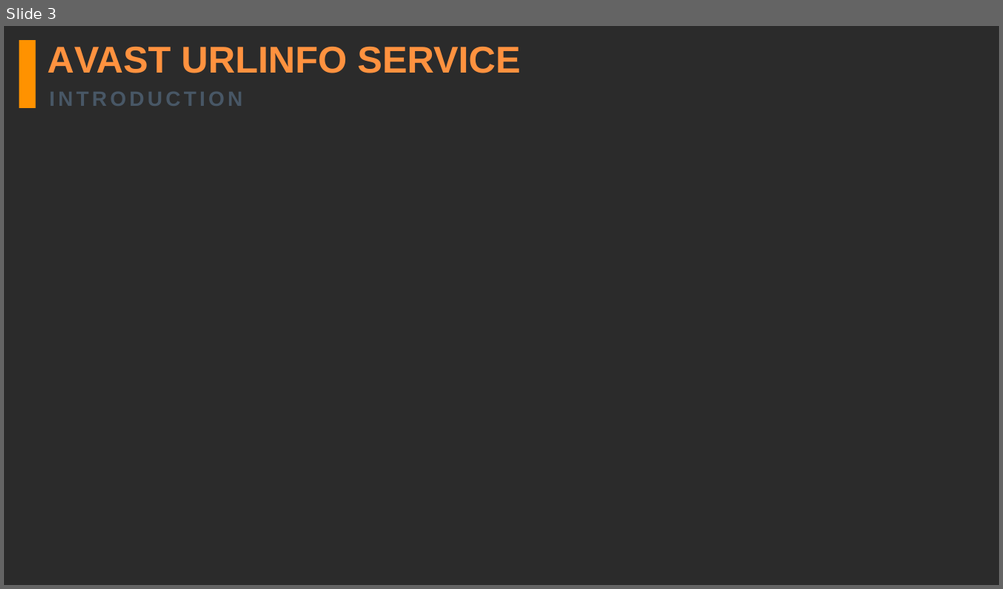
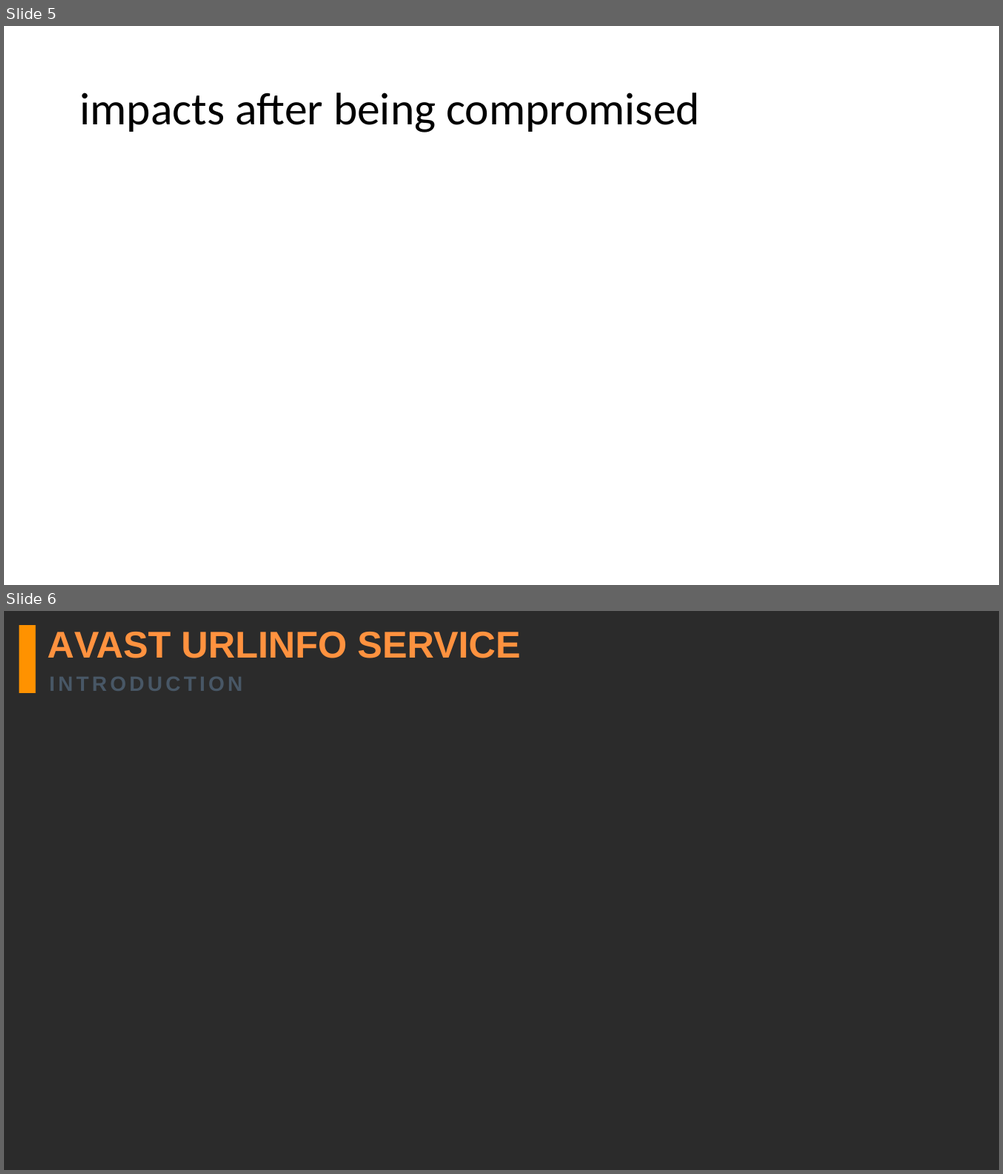
Before and after one commit to jacqbb/webscan, a slide deck: urlinfo_presentation.pptx. Shown one above the other, each under a label of ours: slide 3 before the commit, slides 5 and 6 after it. The pictures are 1003x589 and 1003x1174 pixels, drawn with LibreOffice and Linux fonts; fonts in the diff are those of the drawing; background and template pictures are left out; a plain dark background stands for a picture behind light text. Boxes give left, top, right and bottom in pixels: in the first picture for what was removed or moved away, otherwise in the second. Text is boxed around its words. In the diff, an @@ line names an element or a change of style, - is before the commit and + after.

```diff
--- a/urlinfo_presentation.pptx
+++ b/urlinfo_presentation.pptx
@@ slide 5 added at (4, 26, 999, 585), background picture (left out) @@
@@ title added at (79, 93, 700, 133), 44 pt, text #000000 @@
+impacts after being compromised
@@ what was slide 3 is now slide 6 @@
```
Also in this commit, not shown: 1 slide changed, 3 other slides added, 5 other files.
